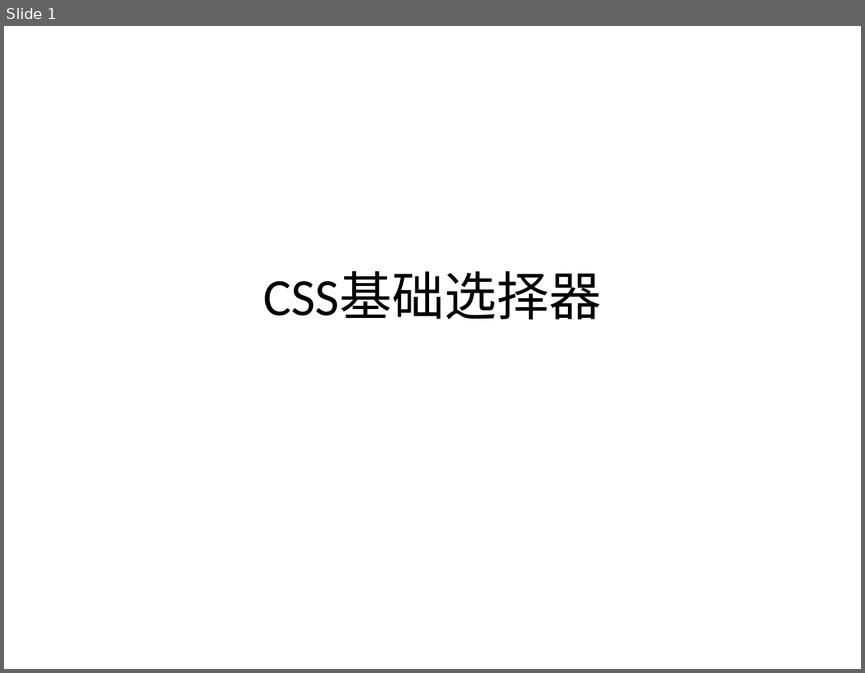
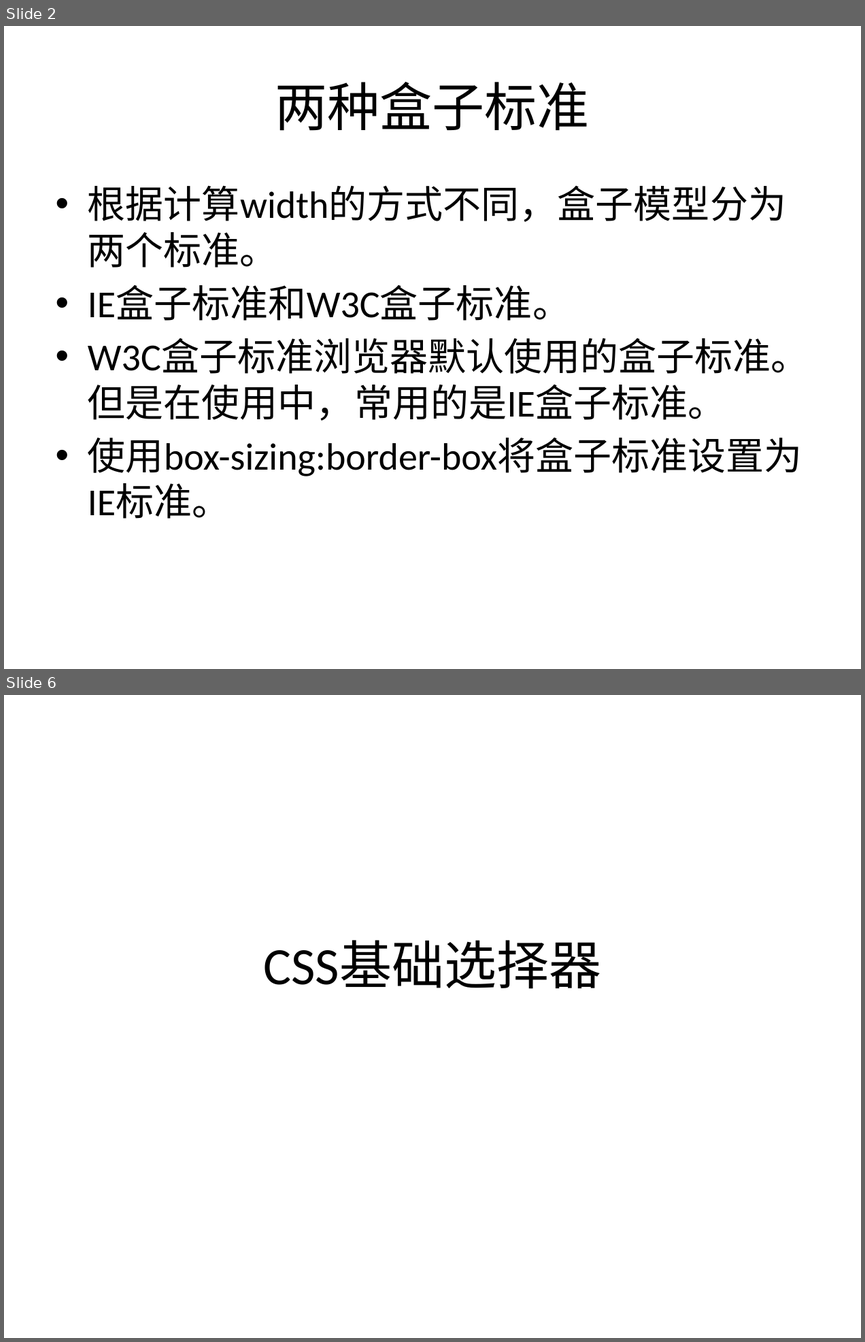
Before and after one commit to sans123wx/class, a slide deck: 网页设计与制作/课件/4/css选择器.pptx. Shown one above the other, each under a label of ours: slide 1 before the commit, slides 2 and 6 after it; the slides between them are not shown. The pictures are 865x673 and 865x1342 pixels, drawn with LibreOffice and Linux fonts; fonts in the diff are those of the drawing. Boxes give left, top, right and bottom in pixels: in the first picture for what was removed or moved away, otherwise in the second. Text is boxed around its words. In the diff, an @@ line names an element or a change of style, - is before the commit and + after.

Commit message:
9.25

```diff
--- a/网页设计与制作/课件/4/css选择器.pptx
+++ b/网页设计与制作/课件/4/css选择器.pptx
@@ slide 2 added at (x1=4, y1=26, x2=861, y2=669), background #FFFFFF @@
@@ title added at (x1=275, y1=82, x2=589, y2=131), 44 pt, text #000000 @@
+两种盒子标准
@@ text added at (x1=88, y1=185, x2=809, y2=518), 32 pt, text #000000 @@
+• 根据计算width的方式不同，盒子模型分为两个标准。
+• IE盒子标准和W3C盒子标准。
+• W3C盒子标准浏览器默认使用的盒子标准。但是在使用中，常用的是IE盒子标准。
+• 使用box-sizing:border-box将盒子标准设置为IE标准。
@@ what was slide 1 is now slide 6 @@
```
Also in this commit, not shown: 4 other slides added.
